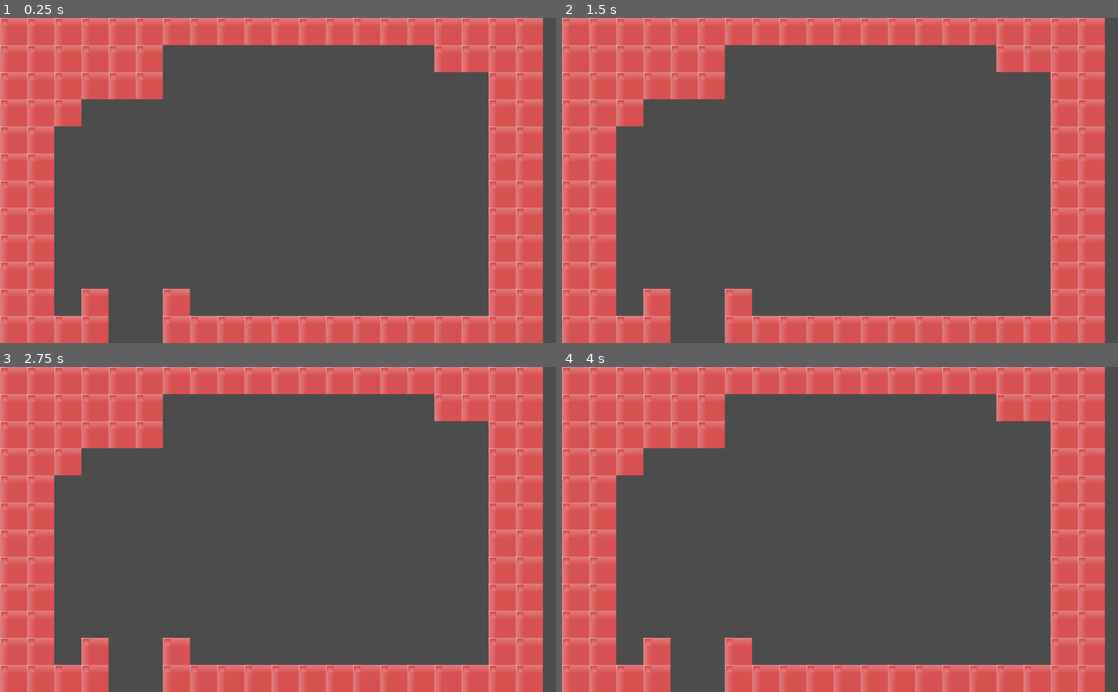
Above: before the commit, frames 1-4 (two rows, left to right).
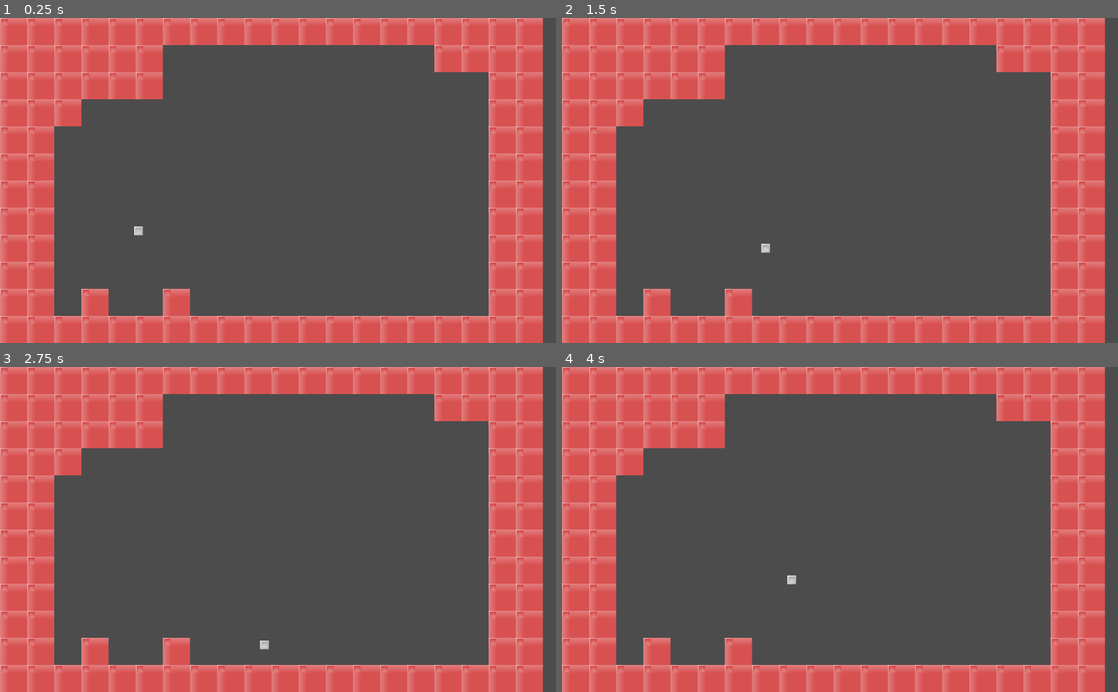
Above: after the commit, the same moments.

Repository: hieuk09/test-godot-game
Game: Godot game, scene res://main.tscn
The game is run twice, just before and just after one commit, with the same random seed, the same clock (stepped at 60 frames per second) and the same inputs.
Inputs:
- Up to frame 1 (0.25 s): no input
- Up to frame 2 (1.5 s): tap Enter at 0.5 s; hold Right (ui_right) 0.53-1.28 s; hold Down (ui_down) from 1.28 s (still down)
- Up to frame 3 (2.75 s): release Down (ui_down) at 2.03 s; hold Right (ui_right) from 2.03 s (still down)
- Up to frame 4 (4 s): tap Space at 2.75 s; release Right (ui_right) at 2.78 s; hold Up (ui_up) 2.78-3.53 s; hold Left (ui_left) from 3.53 s (still down)

The runs differ from the first frame. In frame 1, 0.9% of the frame differs, in the area x 19-30%, y 64-100%; in frame 2, 0.9%; in frame 3, 0.9%; in frame 4, 0.9%.

Commit message:
[f] Make movement work

Diff:
--- /dev/null
+++ b/cursor.tscn
@@ -0,0 +1,25 @@
+[gd_scene load_steps=4 format=2]
+
+[ext_resource path="res://player.gd" type="Script" id=1]
+[ext_resource path="res://player.png" type="Texture" id=2]
+
+[sub_resource type="RectangleShape2D" id=1]
+
+custom_solver_bias = 0.0
+extents = Vector2( 8, 8 )
+
+[node name="player" type="KinematicBody2D"]
+
+input_pickable = false
+collision_layer = 1
+collision_mask = 1
+collision/safe_margin = 0.08
+script = ExtResource( 1 )
+
+[node name="sprite" type="Sprite" parent="." index="0"]
+
+texture = ExtResource( 2 )
+
+[node name="CollisionShape2D" type="CollisionShape2D" parent="." index="1"]
+
+shape = SubResource( 1 )
--- a/main.gd
+++ /dev/null
@@ -1,21 +0,0 @@
-extends Node
-
-# class member variables go here, for example:
-# var array = []
-
-const MAX_SIZE = 10
-
-func _draw():
-	var scale = 2
-	var i = 0
-	var size = Vector2(scale, scale)
-	var color = Color(1, 1, 0, 0.5)
-	while i < MAX_SIZE:
-		i += 1
-		var j = 0
-		while j < MAX_SIZE:
-			j += 1
-			var start = Vector2(i * scale, j * scale)
-
-			var rect = Rect2(start, size)
-			draw_rect(rect, color, false)
--- a/main.tscn
+++ b/main.tscn
@@ -1,8 +1,9 @@
-[gd_scene load_steps=2 format=2]
+[gd_scene load_steps=3 format=2]
 
 [ext_resource path="res://tileset.res" type="TileSet" id=1]
+[ext_resource path="res://cursor.tscn" type="PackedScene" id=2]
 
-[node name="node" type="Node2D" index="0"]
+[node name="world" type="Node2D" index="0"]
 
 [node name="TileMap" type="TileMap" parent="." index="0"]
 
@@ -22,5 +23,9 @@
 collision_mask = 1
 occluder_light_mask = 1
 format = 1
-tile_data = PoolIntArray( 0, 0, 0, 1, 0, 0, 2, 0, 0, 3, 0, 0 …(909 unchanged characters)…  0, 0, 720898, 0, 0, 720899, 0, 0, 720902, 0, 0, 720903, 0, 0, 720904, 0, 0, 720 …(151 unchanged characters)…
+tile_data = PoolIntArray( 0, 0, 0, 1, 0, 0, 2, 0, 0, 3, 0, 0 …(909 unchanged characters)…  0, 0, 720898, 0, 0, 720899, 0, 0, 720900, 0, 0, 720901, 0, 0, 720902, 0, 0, 720903, 0, 0, 720904, 0, 0, 720 …(151 unchanged characters)…
 _sections_unfolded = [ "Cell" ]
+
+[node name="player" parent="." index="1" instance=ExtResource( 2 )]
+
+position = Vector2( 255, 393 )
--- a/player.gd
+++ b/player.gd
@@ -1,21 +1,22 @@
 extends KinematicBody2D
 
-# class member variables go here, for example:
-# var a = 2
-# var b = "textvar"
+# This is a demo showing how KinematicBody2D
+# move_and_slide works.
 
-const MOTION_SPEED = 160
+# Member variables
+const MOTION_SPEED = 160 # Pixels/second
+
 
 func _physics_process(delta):
 	var motion = Vector2()
 
-	if Input.is_action_pressed("move_up"):
+	if Input.is_action_pressed("ui_up"):
 		motion += Vector2(0, -1)
-	if Input.is_action_pressed("move_bottom"):
+	if Input.is_action_pressed("ui_down"):
 		motion += Vector2(0, 1)
-	if Input.is_action_pressed("move_left"):
+	if Input.is_action_pressed("ui_left"):
 		motion += Vector2(-1, 0)
-	if Input.is_action_pressed("move_right"):
+	if Input.is_action_pressed("ui_right"):
 		motion += Vector2(1, 0)
 
 	motion = motion.normalized() * MOTION_SPEED
--- a/project.godot
+++ b/project.godot
@@ -14,6 +14,10 @@
 run/main_scene="res://main.tscn"
 config/icon="res://icon.png"
 
+[debug]
+
+settings/stdout/print_fps=false
+
 [rendering]
 
 environment/default_environment="res://default_env.tres"
--- a/tiles.tscn
+++ b/tiles.tscn
@@ -2,7 +2,7 @@
 
 [ext_resource path="res://obstacle.png" type="Texture" id=1]
 
-[node name="Node2D" type="Node2D"]
+[node name="Node2D" type="Node2D" index="0"]
 
 [node name="wall" type="Sprite" parent="." index="0"]
 
